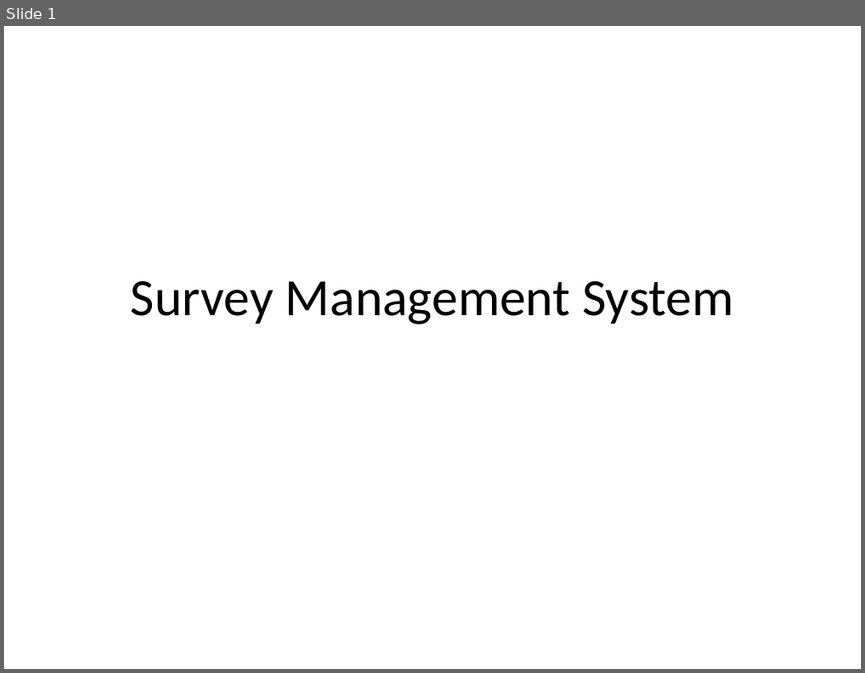
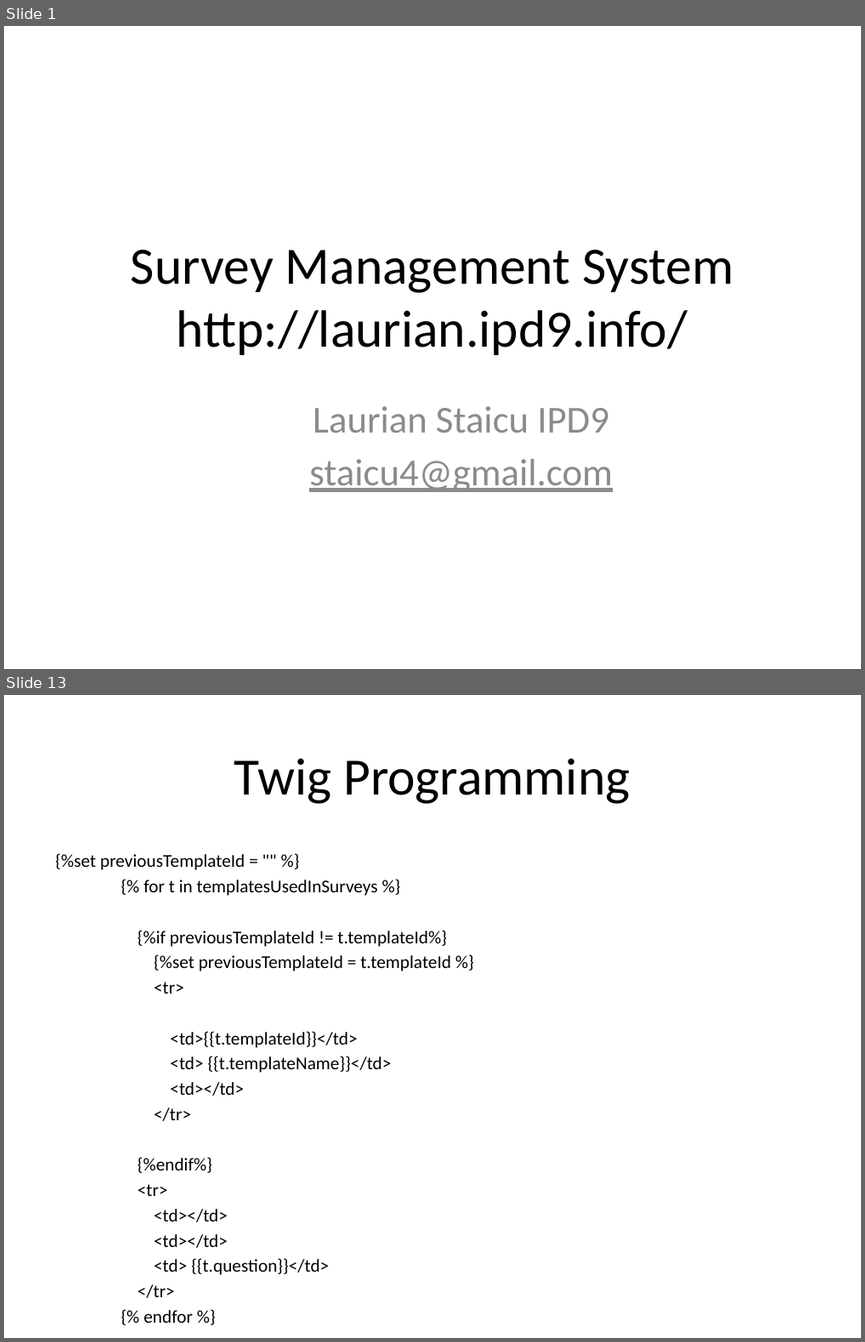
Before and after one commit to staicu/ipd9-php-project, a slide deck: documents/Presentation.pptx. Shown one above the other, each under a label of ours: slide 1 before the commit, slides 1 and 13 after it; the slides between them are not shown. The pictures are 865x673 and 865x1342 pixels, drawn with LibreOffice and Linux fonts; fonts in the diff are those of the drawing. Boxes give left, top, right and bottom in pixels: in the first picture for what was removed or moved away, otherwise in the second. Text is boxed around its words. In the diff, an @@ line names an element or a change of style, - is before the commit and + after.

```diff
--- a/documents/Presentation.pptx
+++ b/documents/Presentation.pptx
@@ slide 13 added at [4, 695, 861, 1338], background #FFFFFF @@
@@ title added at [234, 758, 630, 804], 44 pt, text #000000 @@
+Twig Programming
@@ text added at [55, 853, 451, 1275], 15.2 pt, text #000000 @@
+{%set previousTemplateId = "" %}
+{% for t in templatesUsedInSurveys %}
+{%if previousTemplateId != t.templateId%}
+{%set previousTemplateId = t.templateId %}
+<tr>
+<td>{{t.templateId}}</td>
+<td> {{t.templateName}}</td>
+<td></td>
+</tr>
+{%endif%}
+<tr>
+<td></td>
+<td></td>
+<td> {{t.question}}</td>
+</tr>
+{% endfor %}
@@ slide 1 changed as well @@
@@ title at [131, 250, 733, 355]: text changed @@
-Survey Management System
+Survey Management System
+http://laurian.ipd9.info/
@@ subtitle added at [309, 406, 613, 492], 32 pt, text #8C8C8C @@
+Laurian Staicu IPD9
+staicu4@gmail.com
```
Also in this commit, not shown: 15 other slides added, 13 slides removed, 5 other files.
